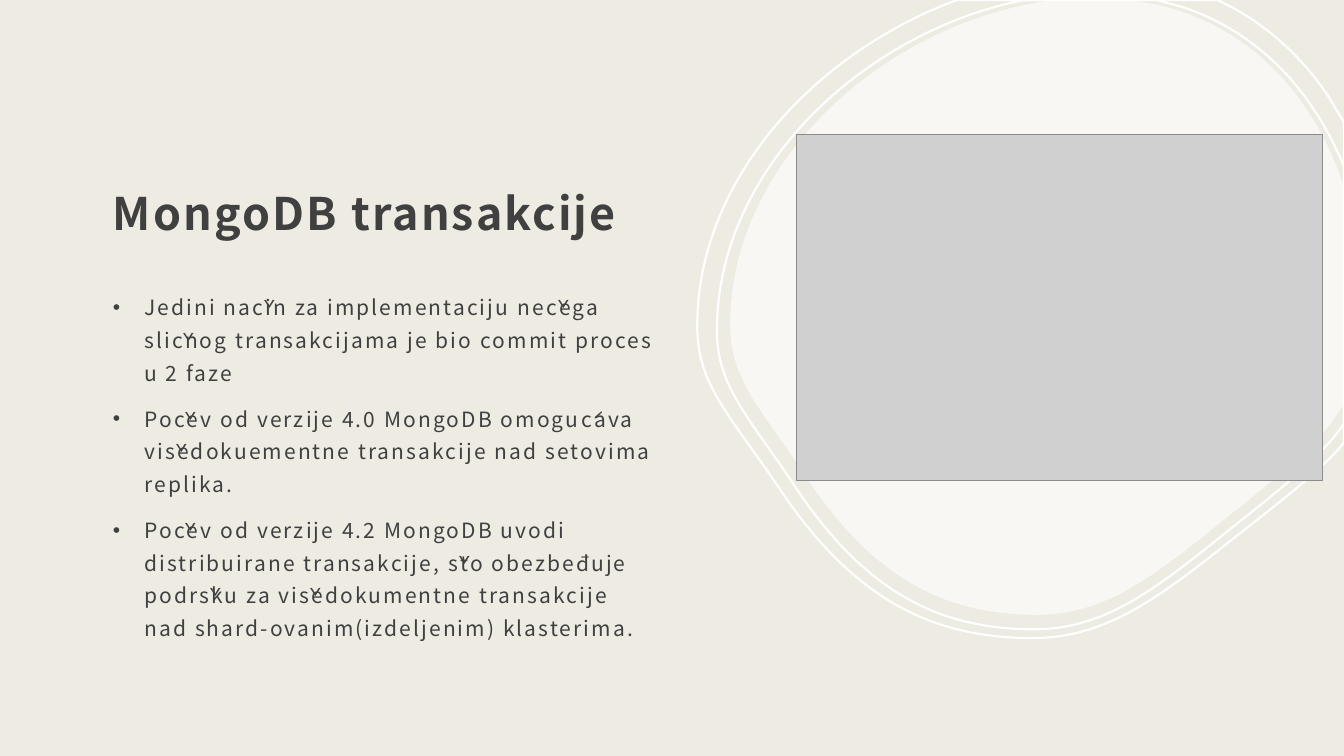
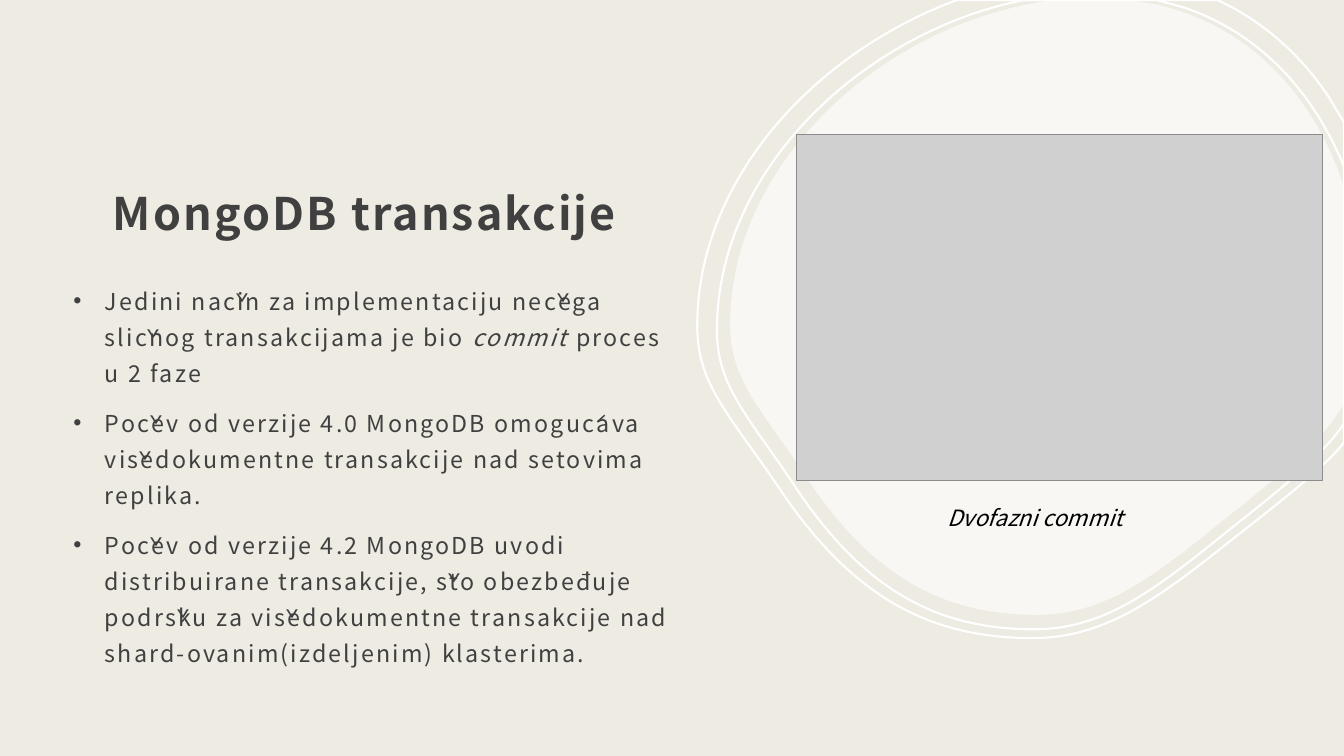
Before and after one commit to FruFruJ/sistemizaupravljanjebazamapodataka2, a slide deck: slide 4 of Obrada transakcija, planovi izvršavanja transakcija, izolacija i zaključavanje pp.pptx. Drawn at 1344x756 pixels with LibreOffice and Linux fonts; fonts in the diff are those of the drawing; grey boxes stand for pictures. Boxes give left, top, right and bottom in pixels: in the first picture for what was removed or moved away, otherwise in the second. Text is boxed around its words. In the diff, an @@ line names an element or a change of style, - is before the commit and + after.

```diff
--- a/Obrada transakcija, planovi izvršavanja transakcija, izolacija i zaključavanje pp.pptx
+++ b/Obrada transakcija, planovi izvršavanja transakcija, izolacija i zaključavanje pp.pptx
@@ text "Jedini način za implementaciju nečega ...": place and size @@
-text "Jedini način za implementaciju nečega ..." at (144,303,537,636)
+text "Jedini način za implementaciju nečega ..." at (105,291,666,668)
@@ text at (105,291,666,668): size 15 to 16.6 pt in "Jedini način za implementaciju nečega sličnog transakcijama ...", "Počev od verzije 4.2 MongoDB uvodi distribuirane ..."; italic on in "commit" @@
@@ text at (105,413,643,510): text changed; size 15 to 16.6 pt @@
-• Počev od verzije 4.0 MongoDB omogućava višedokuementne transakcije nad setovima replika.
+• Počev od verzije 4.0 MongoDB omogućava višedokumentne transakcije nad setovima replika.
@@ text added at (947,508,1123,527), 16 pt, text #000000, italic @@
+Dvofazni commit
```
Also in this commit, not shown: 5 other slides changed, 3 slides added, 1 other file.
